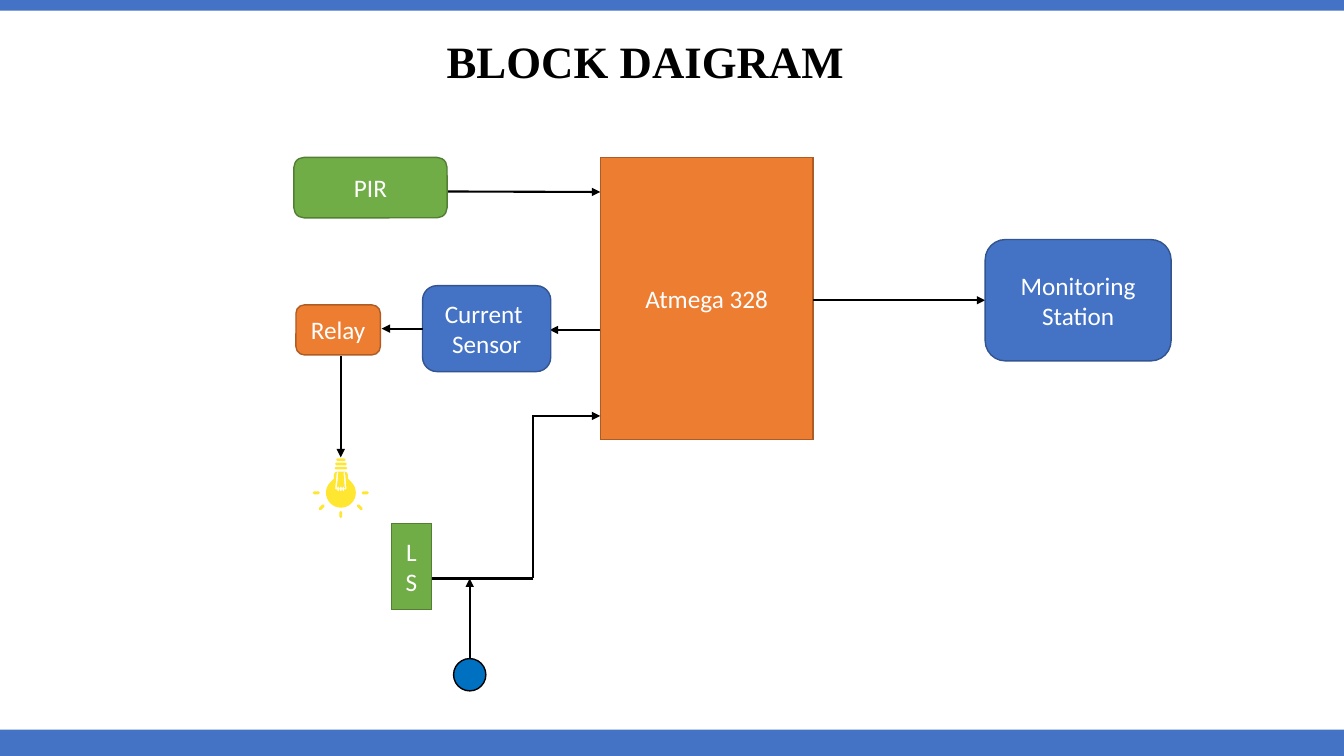
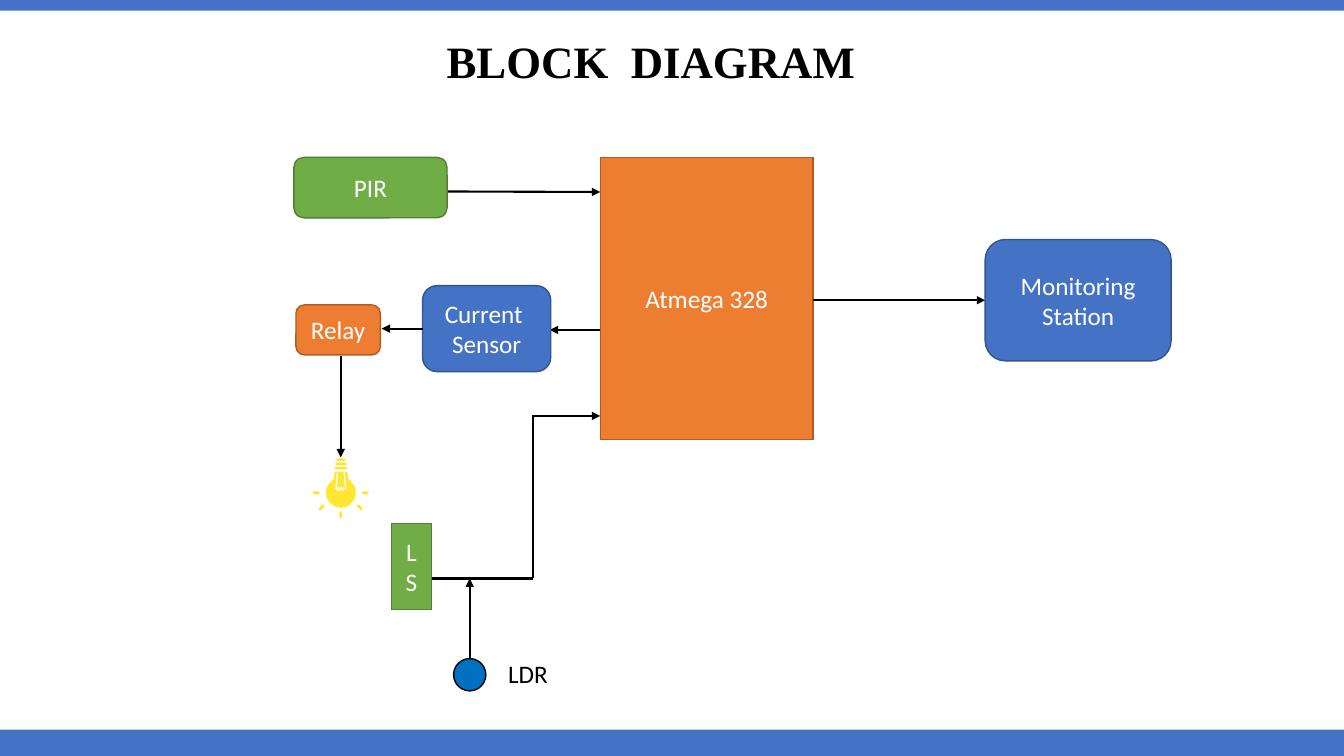
Before and after one commit to sreenavr/Major-Project, a slide deck: slide 10 of NAME SLIDE.pptx. Drawn at 1344x756 pixels with LibreOffice and Linux fonts; fonts in the diff are those of the drawing. Boxes give left, top, right and bottom in pixels: in the first picture for what was removed or moved away, otherwise in the second. Text is boxed around its words. In the diff, an @@ line names an element or a change of style, - is before the commit and + after.

```diff
--- a/NAME SLIDE.pptx
+++ b/NAME SLIDE.pptx
@@ text at [447, 48, 855, 79]: text changed @@
-BLOCK DAIGRAM
+BLOCK DIAGRAM
@@ text added at [508, 666, 548, 683], 18 pt, text #000000 @@
+LDR
```
Also in this commit, not shown: 1 slide added.
